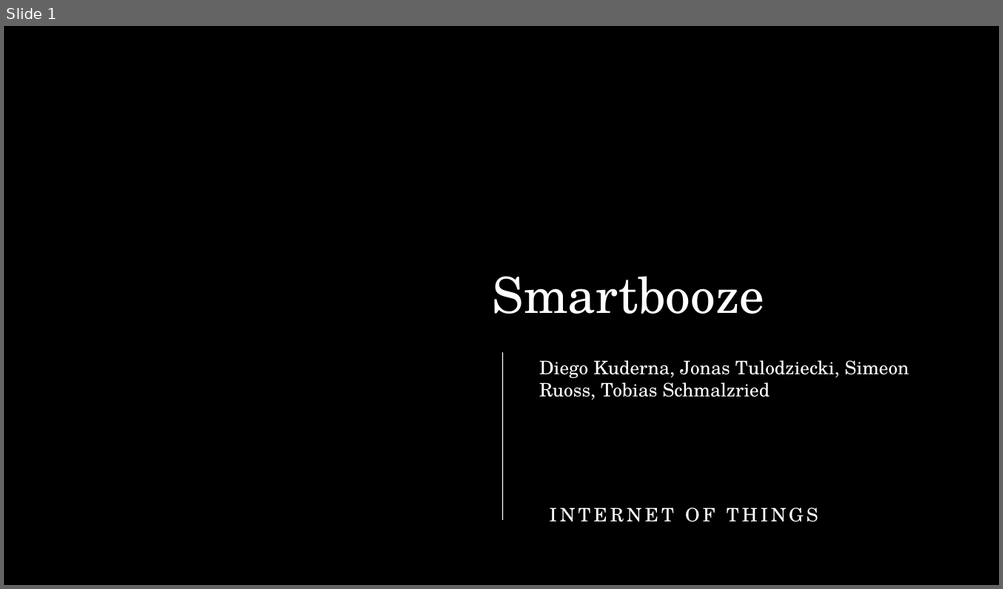
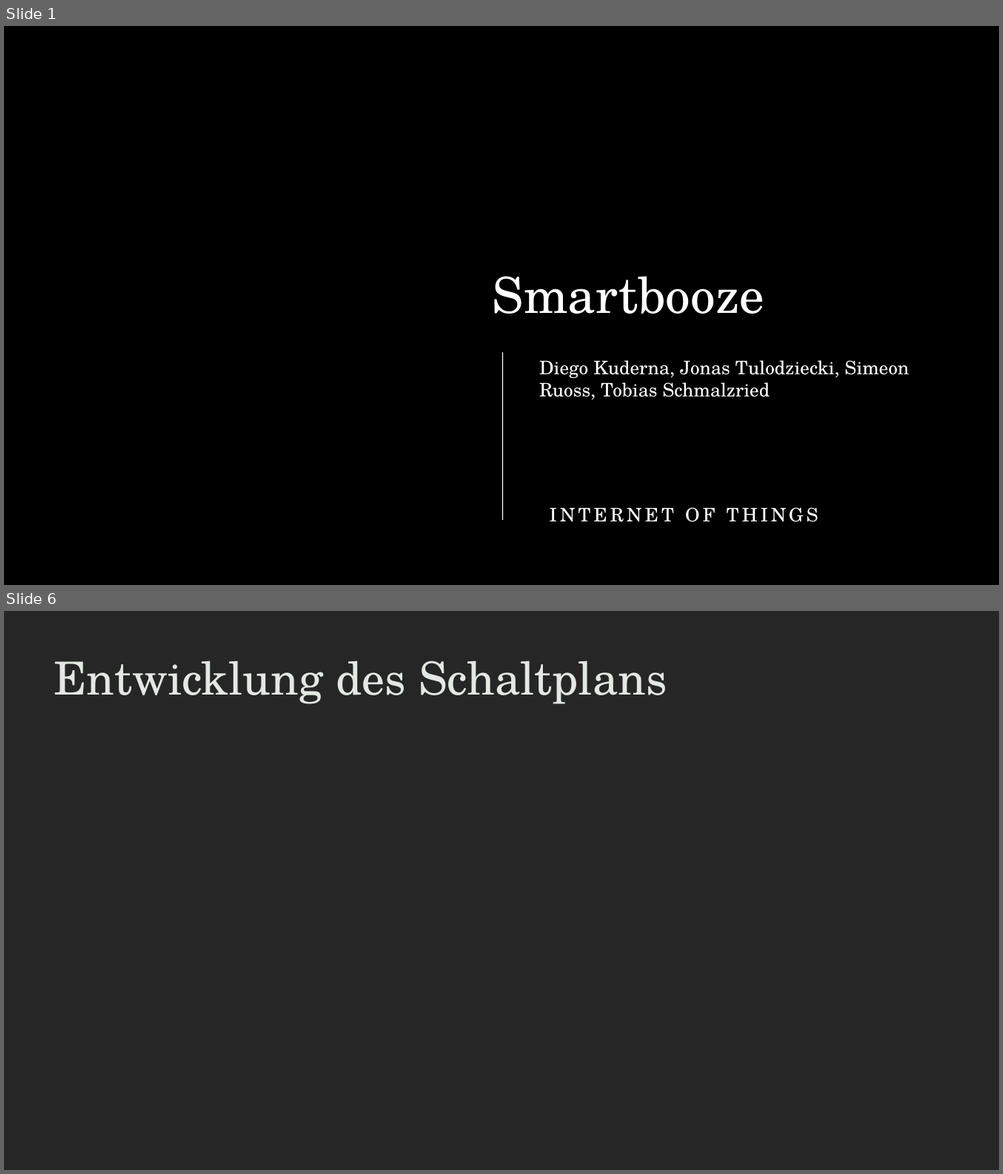
Before and after one commit to B4ldur-ts/smart-booze, a slide deck: Smartbooze_Pitch_Deck.pptx. Shown one above the other, each under a label of ours: slide 1 before the commit, slides 1 and 6 after it; the slides between them are not shown. The pictures are 1003x589 and 1003x1174 pixels, drawn with LibreOffice and Linux fonts; fonts in the diff are those of the drawing; background and template pictures are left out. Boxes give left, top, right and bottom in pixels: in the first picture for what was removed or moved away, otherwise in the second. Text is boxed around its words. In the diff, an @@ line names an element or a change of style, - is before the commit and + after.

```diff
--- a/Smartbooze_Pitch_Deck.pptx
+++ b/Smartbooze_Pitch_Deck.pptx
@@ slide 6 added at (4, 611, 999, 1170), background #262626 @@
@@ title added at (54, 661, 667, 704), 44 pt, text #E2E8E2 @@
+Entwicklung des Schaltplans
```
Also in this commit, not shown: 12 slides changed, 2 other slides added, 1 slide removed.
